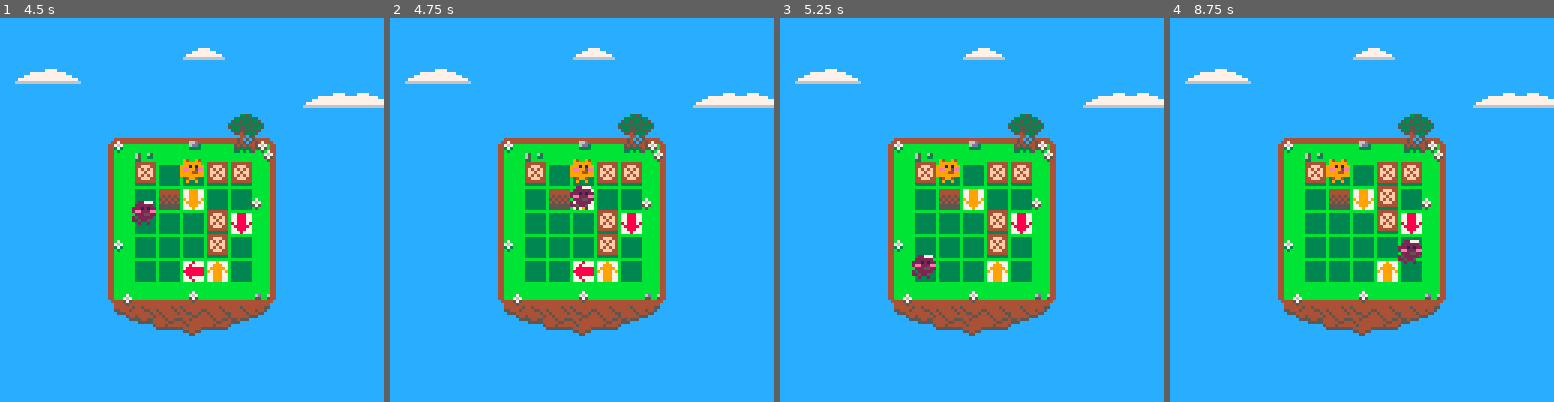
Above: before the commit, frames 1-4 (left to right).
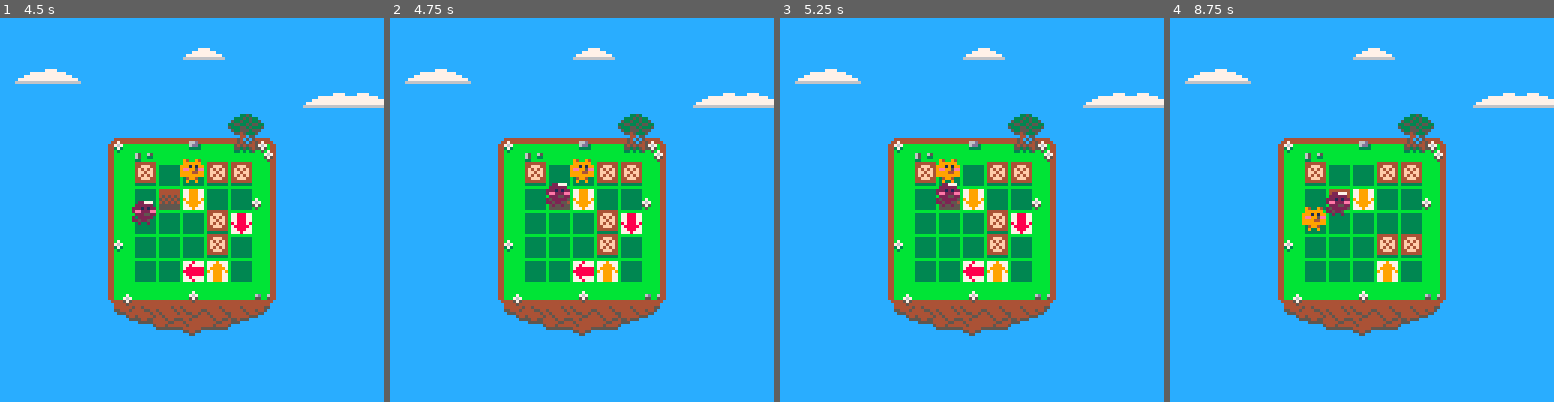
Above: after the commit, the same moments.

Repository: accidentalrebel/pico8-pop-puff
Game: PICO-8 cartridge pop-puff.p8
Two runs of this game, one before a commit and one after it. Both use one fixed random seed, a clock stepped at 60 frames per second and the inputs below.
Inputs:
- Up to frame 1 (4.5 s): hold Right 1.6-2.1 s; hold Up 2.15-2.42 s; hold Right 2.47-3.03 s; hold Left 3.08-3.58 s; hold Down 3.63-3.97 s; hold Right from 4.02 s (still down)
- Up to frame 2 (4.75 s): release Right at 4.68 s; hold Up from 4.73 s (still down)
- Up to frame 3 (5.25 s): release Up at 5.03 s; hold Left from 5.08 s (still down)
- Up to frame 4 (8.75 s): release Left at 5.68 s; hold Down 5.73-6.03 s; hold Right 6.08-6.58 s; hold Right 6.63-7.13 s; hold Up 7.18-7.45 s; hold Right 7.5-8.07 s; hold Left 8.12-8.62 s; hold Down from 8.67 s (still down)

Frame 1 is identical in both runs. In frame 2, 0.6% of the frame differs, in the area x 40-54%, y 42-50%; in frame 3, 0.9%; in frame 4, 2.5%, in the area x 34-66%, y 36-65%.

Commit message:
Hole now working.

Diff:
--- a/pop-puff.p8
+++ b/pop-puff.p8
@@ -182,6 +182,10 @@
    end
 end
 
+function on_hole_stepped(cake,stepper)
+
+end
+
 function on_cake_stepped(cake,stepper)
    pool(cake)
 end
@@ -221,6 +225,9 @@
 	 break
       elseif child.tag == _cake then
 	 on_cake_stepped(child,p)
+	 break
+      elseif child.tag == _hole then
+	 on_hole_stepped(child,p)
 	 break
       else
 	 if p.stop_on_next_tile then
